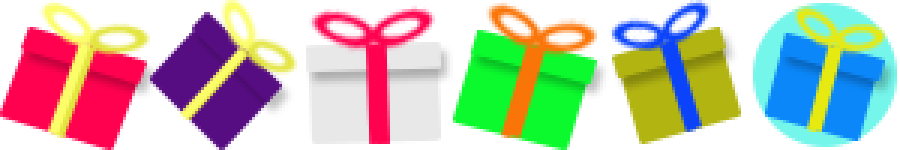
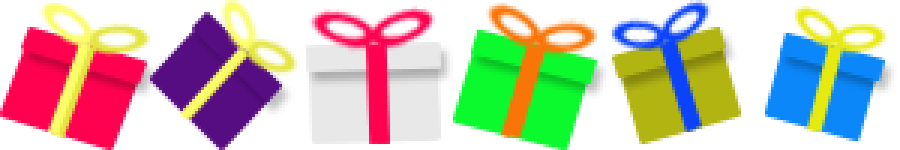
Two versions of the same layered image (900x150). Layer-by-layer changes:
hid "Ellipse 2" over [753, 3, 897, 147]
